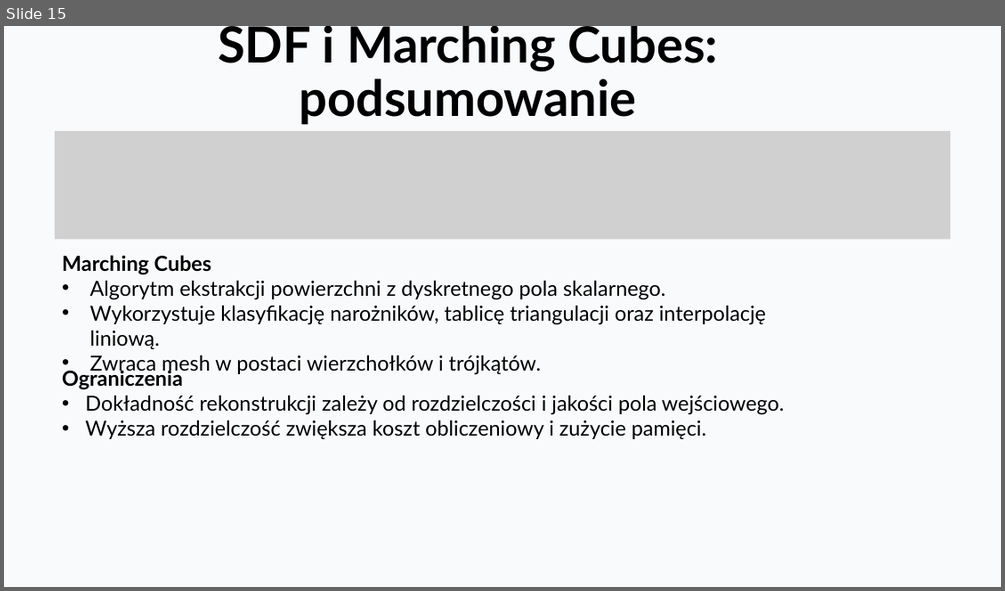
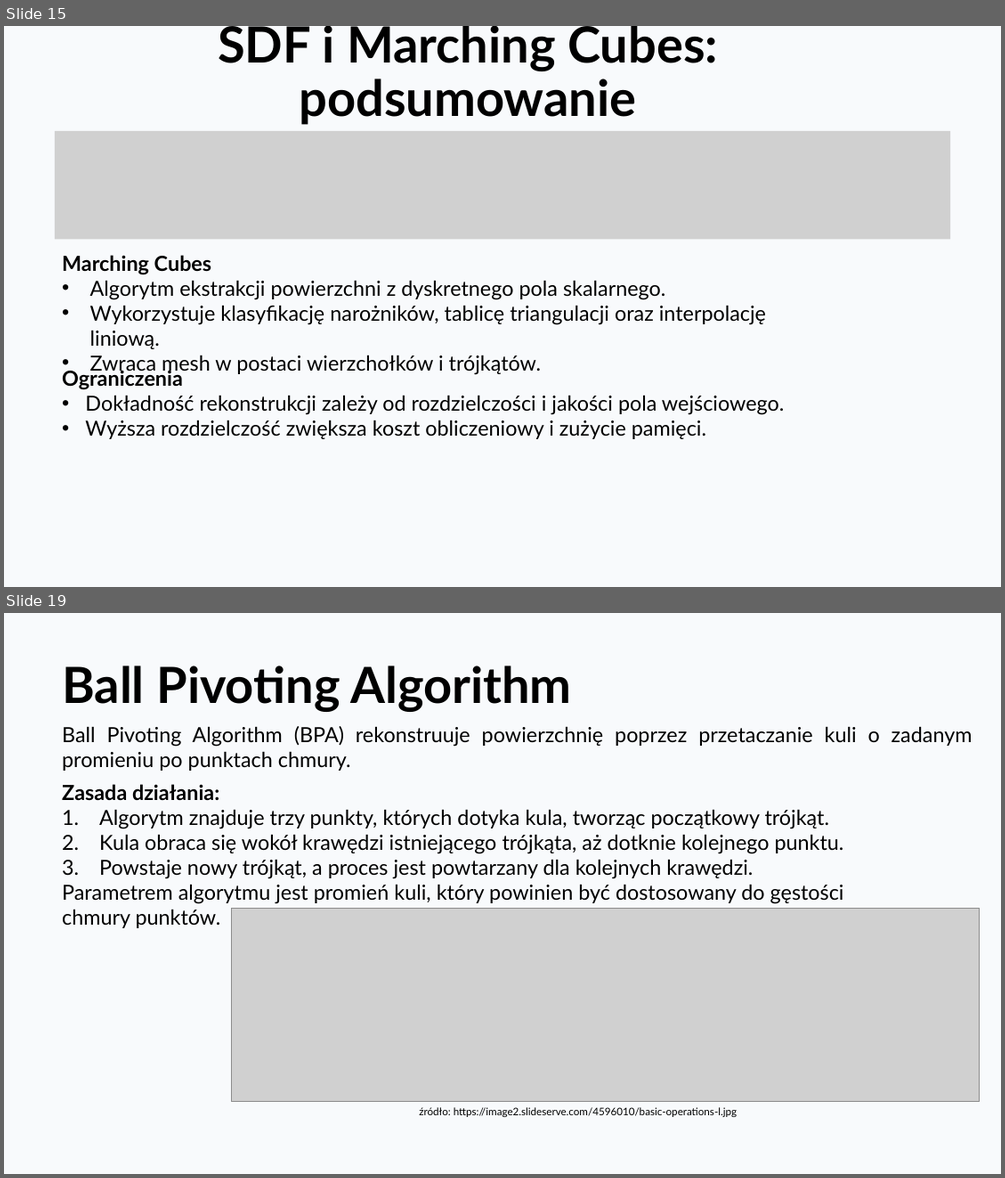
Before and after one commit to KajetanOzog/lab_6, a slide deck: prezentacja.pptx. Shown one above the other, each under a label of ours: slide 15 before the commit, slides 15 and 19 after it; the slides between them are not shown. The pictures are 1005x591 and 1005x1178 pixels, drawn with LibreOffice and Linux fonts; fonts in the diff are those of the drawing; grey boxes stand for pictures. Boxes give left, top, right and bottom in pixels: in the first picture for what was removed or moved away, otherwise in the second. Text is boxed around its words. In the diff, an @@ line names an element or a change of style, - is before the commit and + after.

```diff
--- a/prezentacja.pptx
+++ b/prezentacja.pptx
@@ slide 19 added at [4, 613, 1001, 1174], background #F8FAFC @@
@@ title added at [62, 666, 571, 712], 48 pt, text #000000, bold @@
+Ball Pivoting Algorithm
@@ text added at [62, 726, 972, 771], 20 pt, text #000000 @@
+Ball Pivoting Algorithm (BPA) rekonstruuje powierzchnię poprzez przetaczanie kuli o zadanym promieniu po punktach chmury.
@@ text added at [62, 784, 844, 928], 20 pt, text #000000 @@
+Zasada działania:
+1. Algorytm znajduje trzy punkty, których dotyka kula, tworząc początkowy trójkąt.
+2. Kula obraca się wokół krawędzi istniejącego trójkąta, aż dotknie kolejnego punktu.
+3. Powstaje nowy trójkąt, a proces jest powtarzany dla kolejnych krawędzi.
+Parametrem algorytmu jest promień kuli, który powinien być dostosowany do gęstości chmury punktów.
@@ picture added at [231, 908, 979, 1102] @@
@@ text added at [419, 1107, 736, 1117], 10 pt, text #000000 @@
+źródło: https://image2.slideserve.com/4596010/basic-operations-l.jpg
```
Also in this commit, not shown: 4 slides changed, 11 other slides added, 21 other files.
